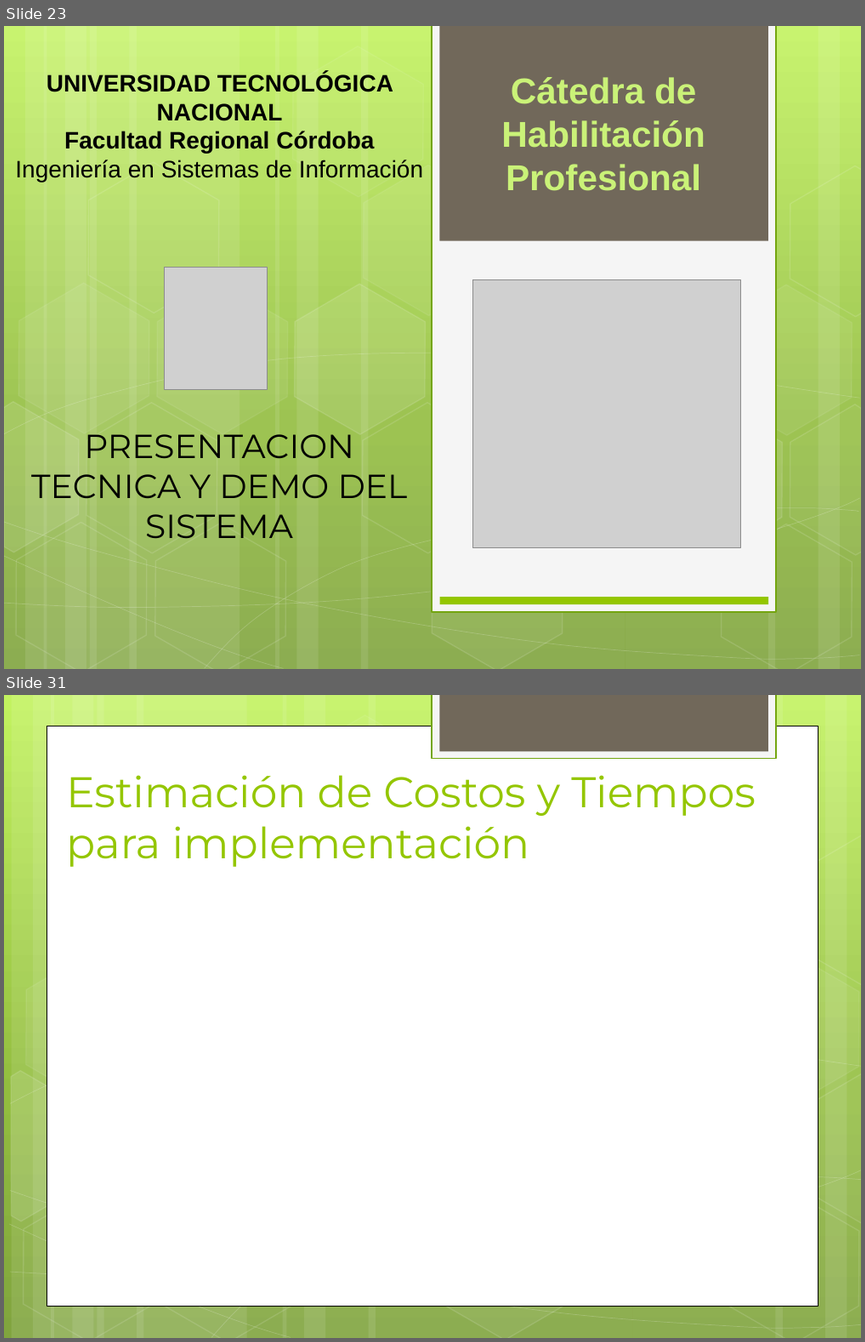
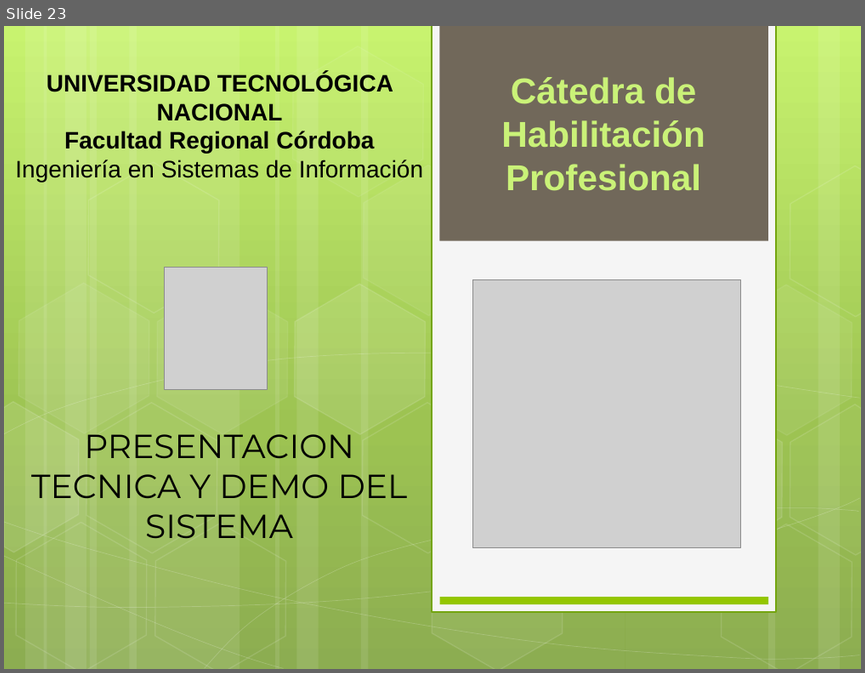
Before and after one commit to ptissera/habilitacion-profesional-2012-4k4, a slide deck: Documentacion/Proyecto/Presentacion Final/Exposicion Final.pptx. Shown one above the other, each under a label of ours: slides 23 and 31 before the commit, slide 23 after it; the slides between them are not shown. The pictures are 865x1342 and 865x673 pixels, drawn with LibreOffice and Linux fonts; fonts in the diff are those of the drawing; grey boxes stand for pictures. Boxes give left, top, right and bottom in pixels: in the first picture for what was removed or moved away, otherwise in the second. Text is boxed around its words. In the diff, an @@ line names an element or a change of style, - is before the commit and + after.

```diff
--- a/Documentacion/Proyecto/Presentacion Final/Exposicion Final.pptx
+++ b/Documentacion/Proyecto/Presentacion Final/Exposicion Final.pptx
@@ slide 31 removed at box(4, 695, 861, 1338), background gradient #C3F35F to #93BF3F to #81A53E @@
@@ rectangle removed at box(432, 695, 776, 759) @@
@@ rectangle removed at box(439, 695, 767, 752) @@
@@ rectangle removed at box(46, 726, 818, 1305) @@
@@ title removed at box(66, 775, 755, 867) @@
-Estimación de Costos y Tiempos para implementación
@@ group removed at box(4, 695, 861, 1338): 12 rectangles, 8 freeform shapes, 8 hexagons @@
```
Also in this commit, not shown: 7 slides changed, 5 slides added, 3 other slides removed.
